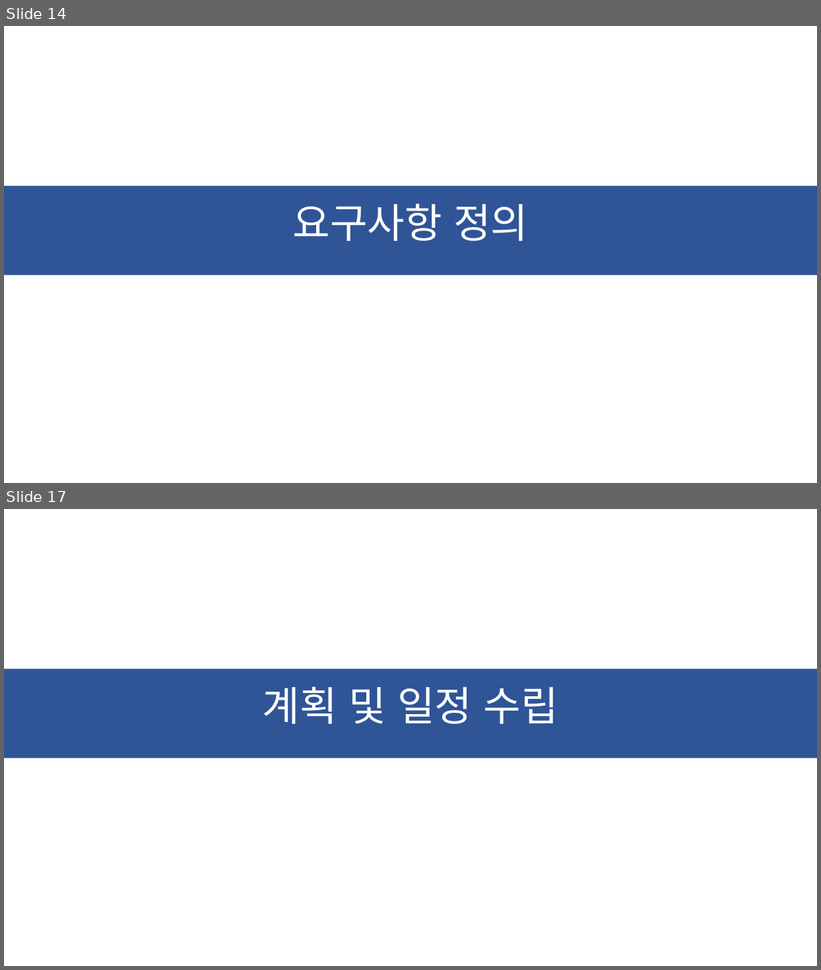
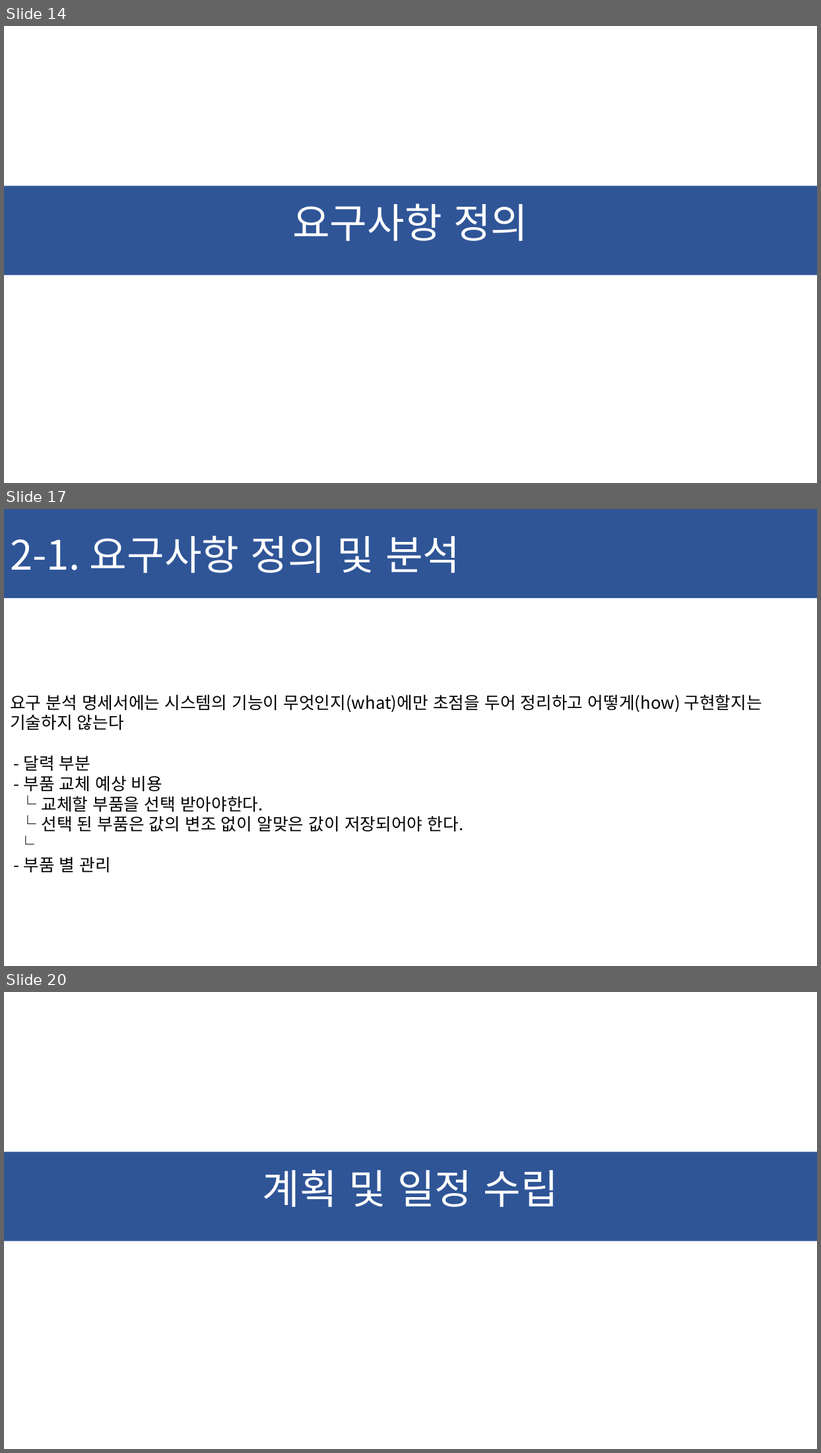
Before and after one commit to ChaeSung-Lee/DJ_InternShip, a slide deck: 2021_Summer/jp.hong/Project_BnC_jph.pptx. Shown one above the other, each under a label of ours: slides 14 and 17 before the commit, slides 14, 17 and 20 after it; the slides between them are not shown. The pictures are 821x970 and 821x1453 pixels, drawn with LibreOffice and Linux fonts; fonts in the diff are those of the drawing. Boxes give left, top, right and bottom in pixels: in the first picture for what was removed or moved away, otherwise in the second. Text is boxed around its words. In the diff, an @@ line names an element or a change of style, - is before the commit and + after.

```diff
--- a/2021_Summer/jp.hong/Project_BnC_jph.pptx
+++ b/2021_Summer/jp.hong/Project_BnC_jph.pptx
@@ slide 17 added at [4,509,817,966], background #FFFFFF @@
@@ rectangle added at [4,509,817,598], fill #2F5597, 48 pt, text #FFFFFF @@
+2-1. 요구사항 정의 및 분석
@@ text added at [10,694,762,873], 20 pt, text #000000 @@
+요구 분석 명세서에는 시스템의 기능이 무엇인지(what)에만 초점을 두어 정리하고 어떻게(how) 구현할지는 기술하지 않는다
+- 달력 부분
+- 부품 교체 예상 비용
+└ 교체할 부품을 선택 받아야한다.
+└ 선택 된 부품은 값의 변조 없이 알맞은 값이 저장되어야 한다.
+└
+- 부품 별 관리
@@ what was slide 17 is now slide 20 @@
```
Also in this commit, not shown: 7 slides changed, 4 other slides added, 2 slides removed.
